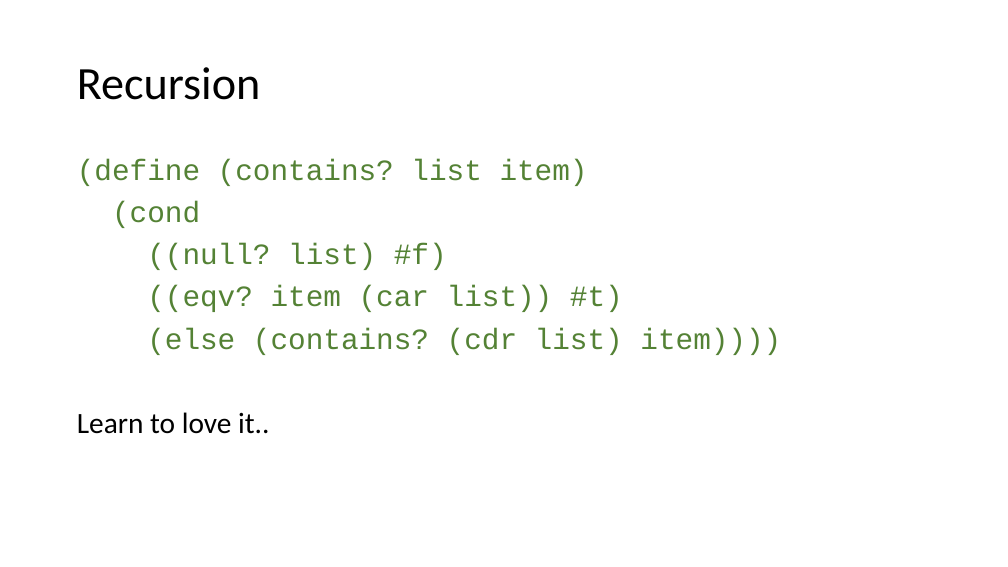
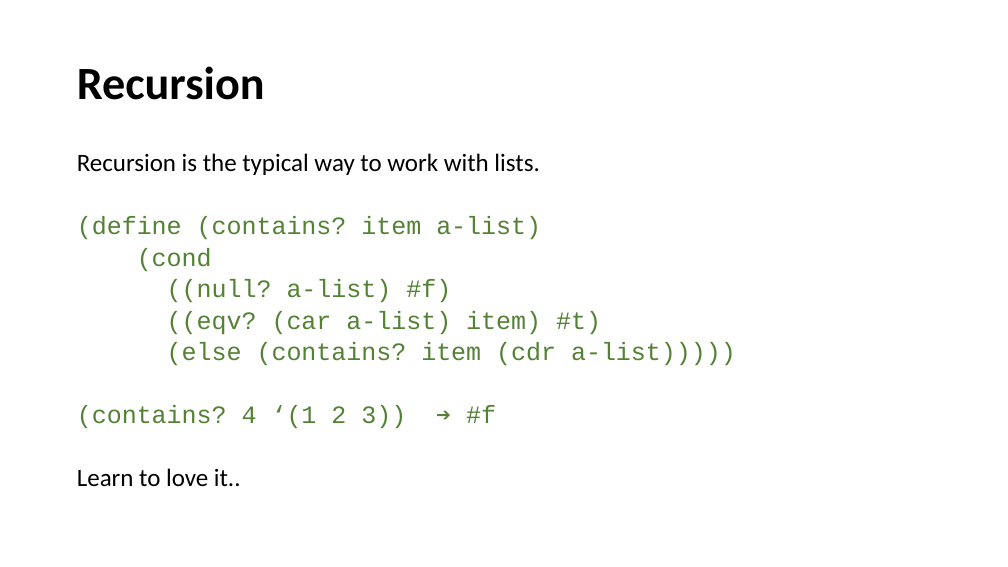
Before and after one commit to LeedsCodeDojo/TryScheme, a slide deck: slide 18 of Scheme Intro.pptx (slide 12 before the commit). Drawn at 1008x567 pixels with LibreOffice and Linux fonts; fonts in the diff are those of the drawing. Boxes give left, top, right and bottom in pixels: in the first picture for what was removed or moved away, otherwise in the second. Text is boxed around its words. In the diff, an @@ line names an element or a change of style, - is before the commit and + after.

```diff
--- a/Scheme Intro.pptx
+++ b/Scheme Intro.pptx
@@ title "Recursion" at (77,66,265,100): bold on @@
@@ text at (77,153,541,239): text changed; size 28 to 23.8 pt; font Courier New to Calibri; text colour #548235 to #000000 @@
-(define (contains? list item)
+Recursion is the typical way to work with lists.
+(define (contains? item a-list)
@@ text at (77,248,241,486): size 28 to 23.8 pt in "(cond", "Learn to love it.."; line spacing 0.9 to 0.7 @@
@@ text at (77,279,736,428): text changed; size 28 to 23.8 pt @@
-((null? list) #f)
-((eqv? item (car list)) #t)
-(else (contains? (cdr list) item))))
+((null? a-list) #f)
+((eqv? (car a-list) item) #t)
+(else (contains? item (cdr a-list)))))
+(contains? 4 ‘(1 2 3)) ➔ #f
```
Also in this commit, not shown: 13 other slides changed, 6 slides added.
